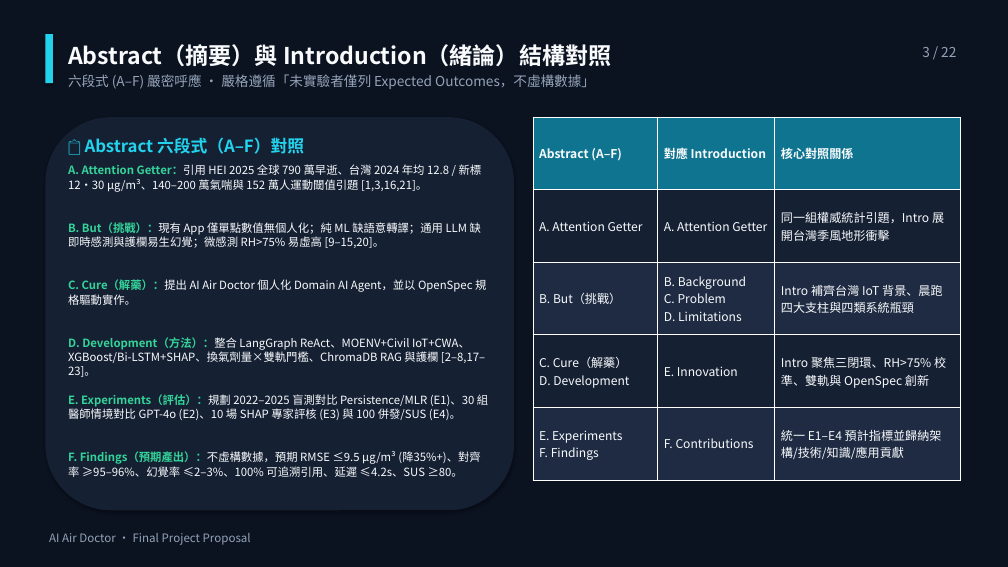
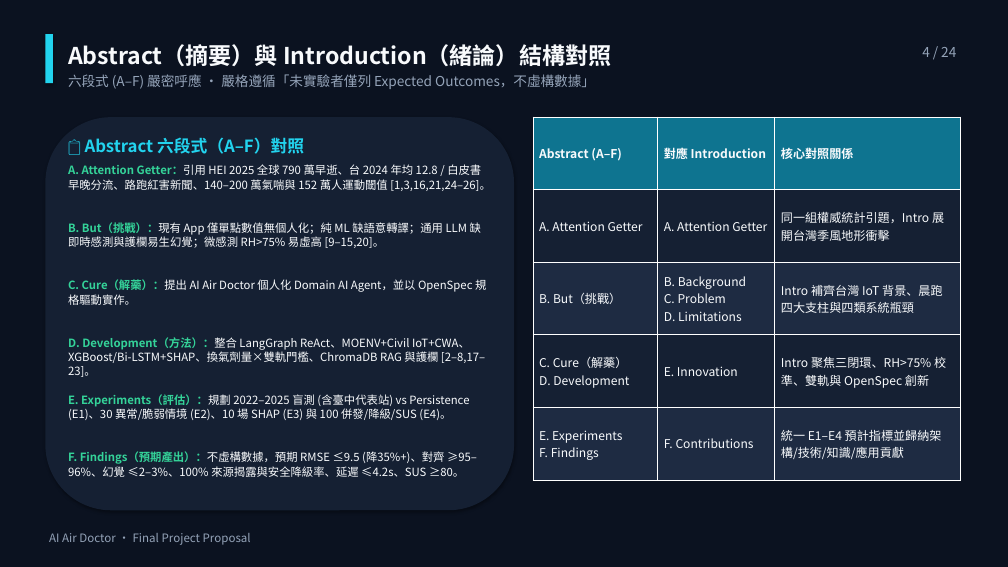
Before and after one commit to ajidohf9/DIC3_Proposal_Refactor_OpenSpec, a slide deck: slide 4 of docs/Proposal_AI_Air_Doctor.pptx (slide 3 before the commit). Drawn at 1008x567 pixels with LibreOffice and Linux fonts; fonts in the diff are those of the drawing. Boxes give left, top, right and bottom in pixels: in the first picture for what was removed or moved away, otherwise in the second. Text is boxed around its words. In the diff, an @@ line names an element or a change of style, - is before the commit and + after.

```diff
--- a/docs/Proposal_AI_Air_Doctor.pptx
+++ b/docs/Proposal_AI_Air_Doctor.pptx
@@ text at box(922, 47, 956, 57): text changed @@
-3 / 22
+4 / 24
@@ text at box(68, 164, 491, 191): text changed @@
-A. Attention Getter：引用 HEI 2025 全球 790 萬早逝、台灣 2024 年均 12.8 / 新標 12·30 μg/m³、140–200 萬氣喘與 152 萬人運動閾值引題 [1,3,16,21]。
+A. Attention Getter：引用 HEI 2025 全球 790 萬早逝、台 2024 年均 12.8 / 白皮書早晚分流、路跑紅害新聞、140–200 萬氣喘與 152 萬人運動閾值 [1,3,16,21,24–26]。
@@ text at box(68, 394, 469, 420): text changed @@
-E. Experiments（評估）：規劃 2022–2025 盲測對比 Persistence/MLR (E1)、30 組醫師情境對比 GPT-4o (E2)、10 場 SHAP 專家評核 (E3) 與 100 併發/SUS (E4)。
+E. Experiments（評估）：規劃 2022–2025 盲測 (含臺中代表站) vs Persistence (E1)、30 異常/脆弱情境 (E2)、10 場 SHAP (E3) 與 100 併發/降級/SUS (E4)。
@@ text at box(68, 451, 477, 477): text changed @@
-F. Findings（預期產出）：不虛構數據，預期 RMSE ≤9.5 μg/m³ (降35%+)、對齊率 ≥95–96%、幻覺率 ≤2–3%、100% 可追溯引用、延遲 ≤4.2s、SUS ≥80。
+F. Findings（預期產出）：不虛構數據，預期 RMSE ≤9.5 (降35%+)、對齊 ≥95–96%、幻覺 ≤2–3%、100% 來源揭露與安全降級率、延遲 ≤4.2s、SUS ≥80。
```
Also in this commit, not shown: 20 other slides changed, 2 slides added, 9 other files.
